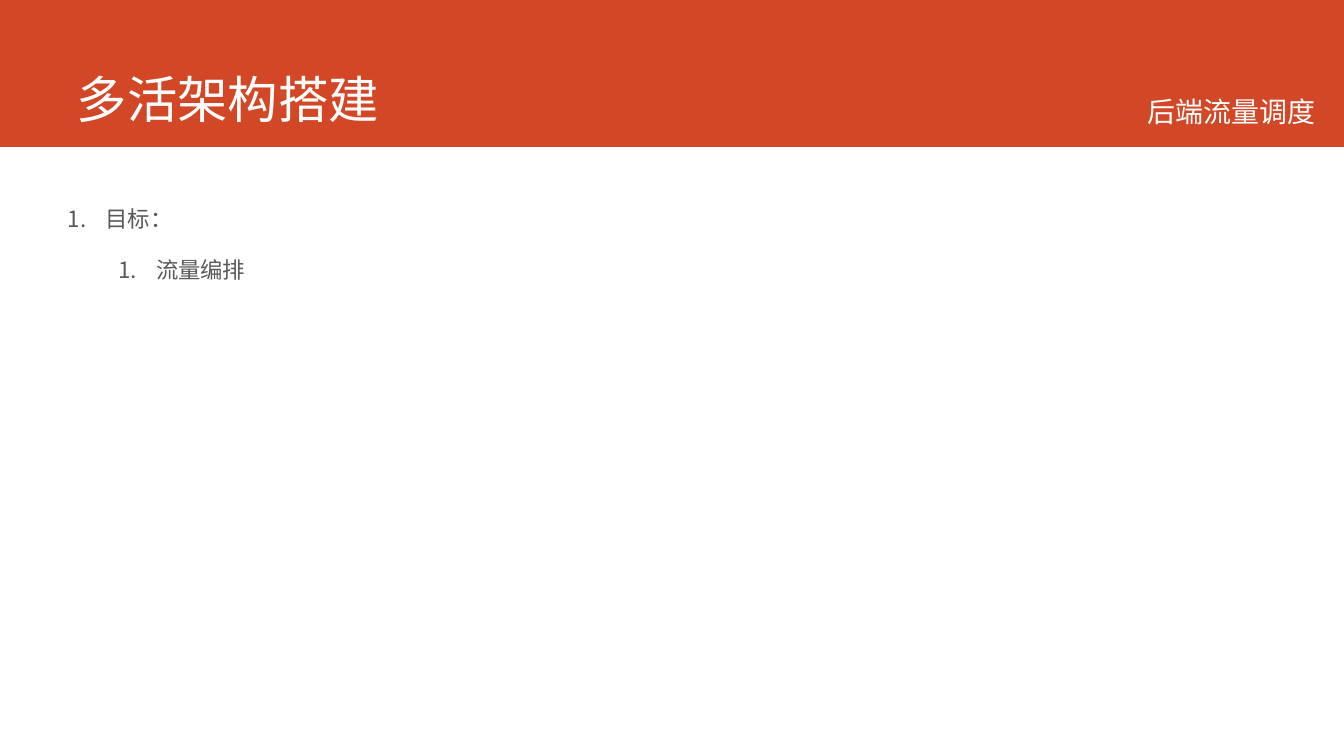
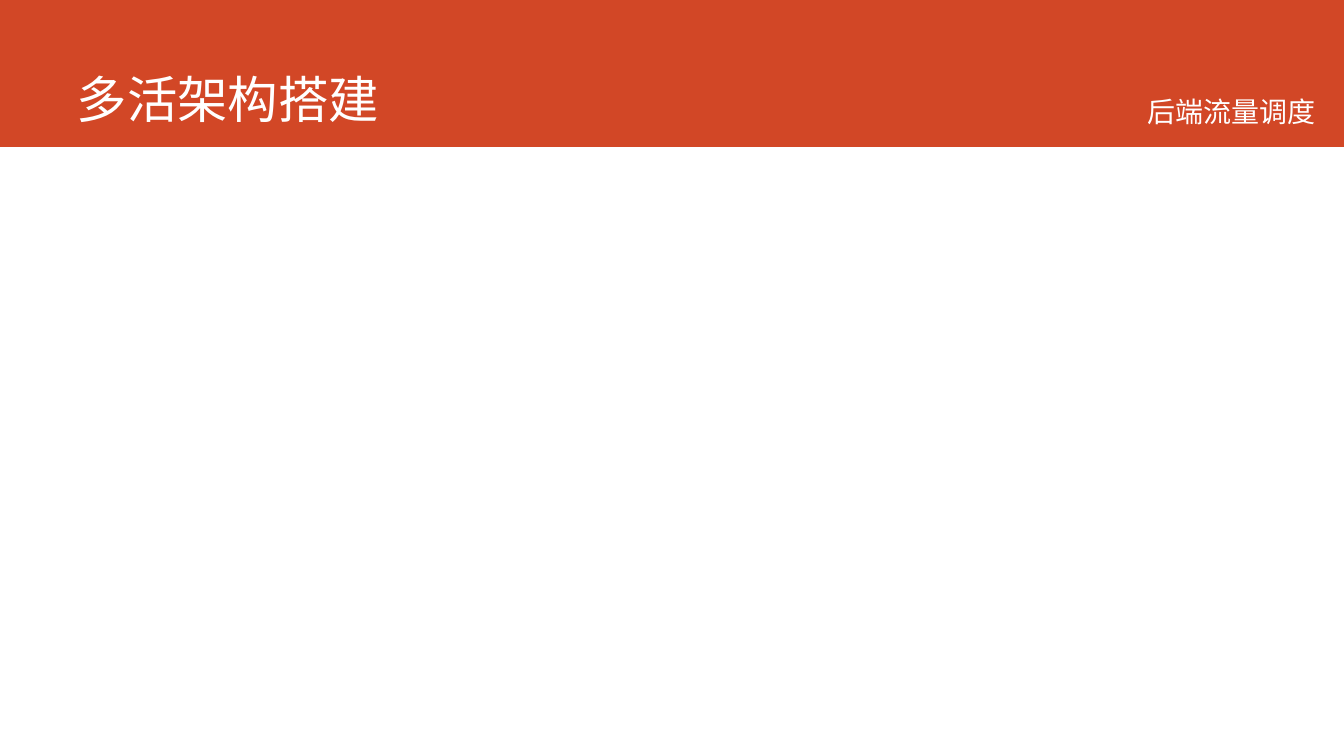
Before and after one commit to printfcoder/printfcoder, a slide deck: slide 7 of job/me/个人介绍.pptx. Drawn at 1344x756 pixels with LibreOffice and Linux fonts; fonts in the diff are those of the drawing. Boxes give left, top, right and bottom in pixels: in the first picture for what was removed or moved away, otherwise in the second. Text is boxed around its words. In the diff, an @@ line names an element or a change of style, - is before the commit and + after.

```diff
--- a/job/me/个人介绍.pptx
+++ b/job/me/个人介绍.pptx
@@ text removed at bbox=[106, 208, 245, 280] @@
-1. 目标：
-  1. 流量编排
```
Also in this commit, not shown: 2 other slides changed, 1 slide added, 1 other file.
